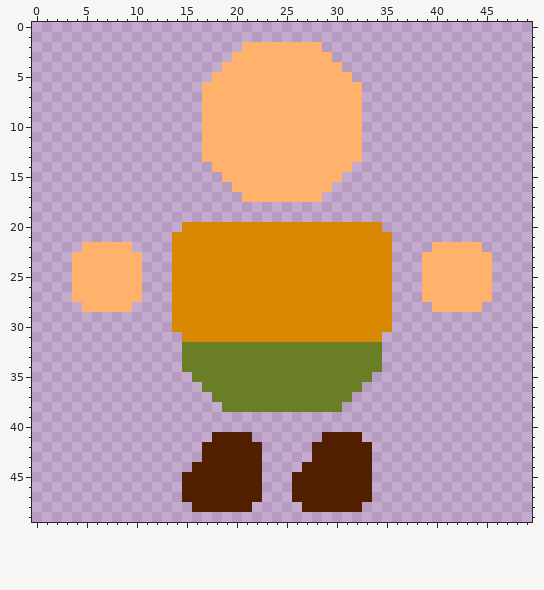
Two states of a pixel-art sprite, assets/textures/creatures/villager.png. Above, as it was before the edit.
The file is 50x50 pixels.
New version:
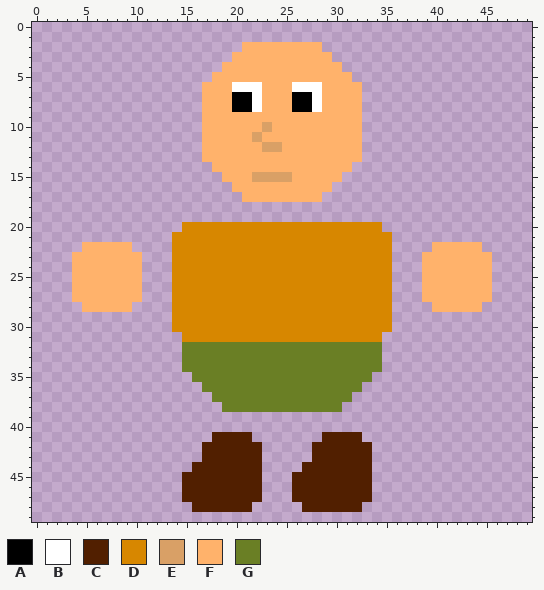
Palette (. is transparent): A #000000  B #ffffff  C #511f00  D #d78700  E #d9a066  F #ffb26b  G #6a7f25
Changes in this commit:
y 6: x 20..22 FFF -> BBB; x 26..28 FFF -> BBB
y 7..8: x 20..22 FFF -> AAB; x 26..28 FFF -> AAB
y 10: x 23 F -> E
y 11: x 22 F -> E
y 12: x 23..24 FF -> EE
y 15: x 22..25 FFFF -> EEEE
Where, in picture pixels (left, top, right, bottom), the same in both pictures:
changed: (232, 82, 322, 182)
